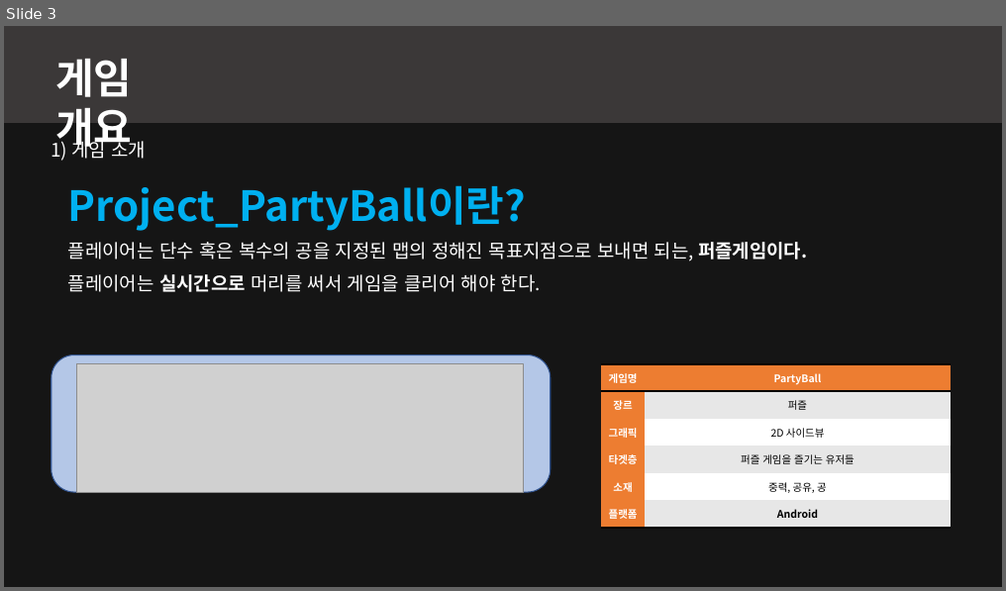
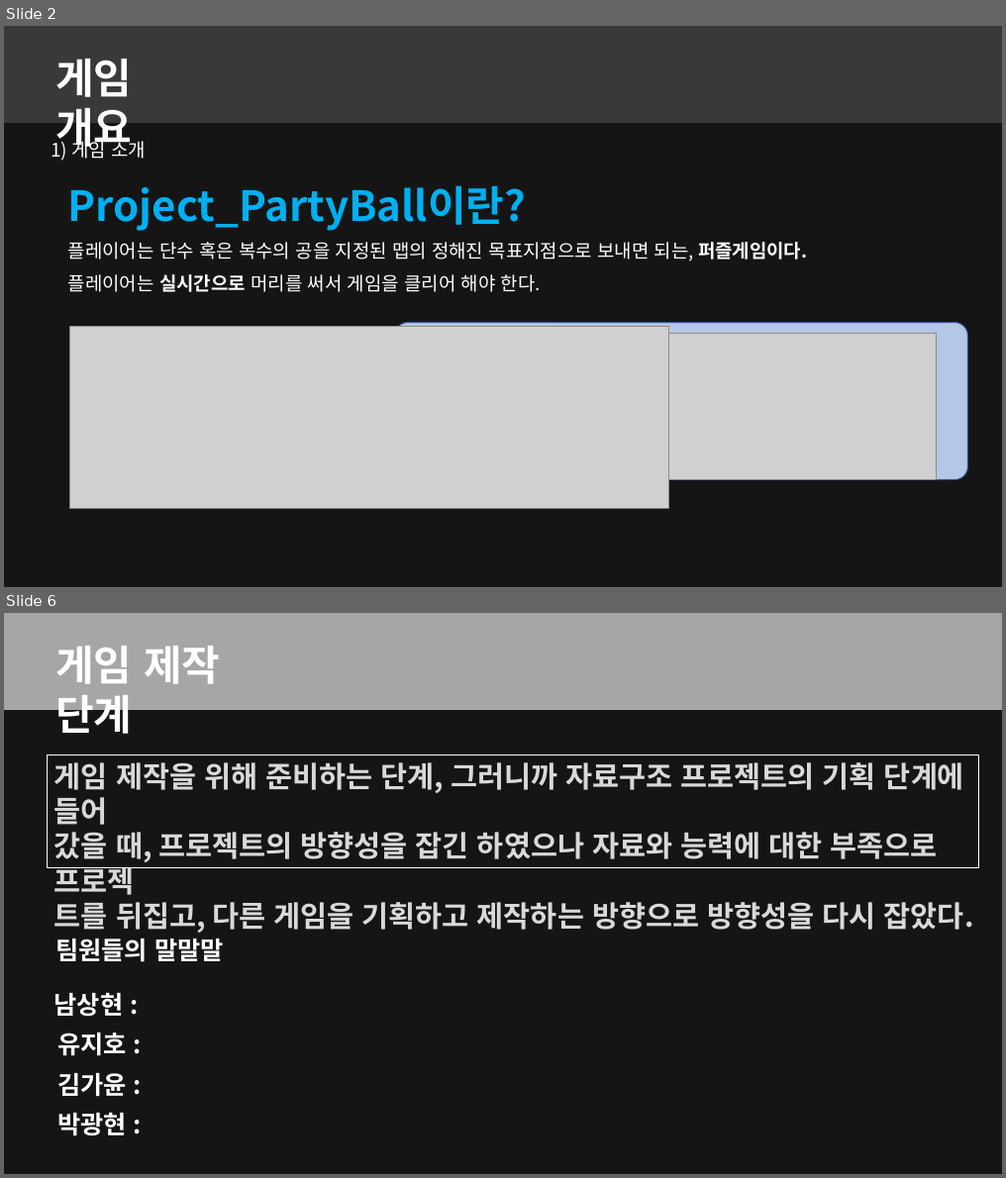
Before and after one commit to kjpark102312/Jagu_Agis, a slide deck: Presentation/AGIS 발표자료.pptx. Shown one above the other, each under a label of ours: slide 3 before the commit, slides 2 and 6 after it; the slides between them are not shown. The pictures are 1006x591 and 1006x1178 pixels, drawn with LibreOffice and Linux fonts; fonts in the diff are those of the drawing; grey boxes stand for pictures; background and template pictures are left out; a plain dark background stands for a picture behind light text. Boxes give left, top, right and bottom in pixels: in the first picture for what was removed or moved away, otherwise in the second. Text is boxed around its words. In the diff, an @@ line names an element or a change of style, - is before the commit and + after.

```diff
--- a/Presentation/AGIS 발표자료.pptx
+++ b/Presentation/AGIS 발표자료.pptx
@@ slide 6 added at bbox=[4, 613, 1002, 1174], background picture (left out) @@
@@ rectangle added at bbox=[4, 613, 1002, 1174], fill #000000 at 50% opacity @@
@@ rectangle added at bbox=[4, 613, 1002, 710], fill #A6A6A6 @@
@@ text added at bbox=[55, 646, 220, 741], 40 pt, text #FFFFFF, bold @@
+게임 제작 단계
@@ rectangle added at bbox=[47, 755, 979, 867], outline #FFFFFF 0.75 pt, 28 pt, text #D9D9D9, bold @@
+게임 제작을 위해 준비하는 단계, 그러니까 자료구조 프로젝트의 기획 단계에 들어
+갔을 때, 프로젝트의 방향성을 잡긴 하였으나 자료와 능력에 대한 부족으로 프로젝
+트를 뒤집고, 다른 게임을 기획하고 제작하는 방향으로 방향성을 다시 잡았다.
@@ text added at bbox=[55, 939, 224, 962], 24 pt, text #FFFFFF, bold @@
+팀원들의 말말말
@@ text added at bbox=[54, 993, 124, 1017], 24 pt, text #FFFFFF, bold @@
+남상현 :
@@ text added at bbox=[57, 1033, 127, 1057], 24 pt, text #FFFFFF, bold @@
+유지호 :
@@ text added at bbox=[57, 1073, 127, 1097], 24 pt, text #FFFFFF, bold @@
+김가윤 :
@@ text added at bbox=[57, 1113, 127, 1137], 24 pt, text #FFFFFF, bold @@
+박광현 :
@@ what was slide 3 is now slide 2 @@
@@ slide 2 changed as well @@
@@ rounded rectangle: place and size @@
-rounded rectangle at bbox=[52, 356, 550, 492]
+rounded rectangle at bbox=[395, 322, 968, 479]
@@ rounded rectangle at bbox=[395, 322, 968, 479]: proportions changed @@
@@ picture added at bbox=[70, 326, 668, 509] @@
@@ picture: place and size @@
-picture at bbox=[77, 365, 524, 492]
+picture at bbox=[425, 333, 937, 480]
@@ table removed at bbox=[601, 365, 950, 528], 6 rows, 2 columns @@
-게임명 | PartyBall
-장르 | 퍼즐
-그래픽 | 2D 사이드뷰
-타겟층 | 퍼즐 게임을 즐기는 유저들
-소재 | 중력, 공유, 공
-플랫폼 | Android
```
Also in this commit, not shown: 2 other slides changed, 2 other slides added, 8 slides removed.
